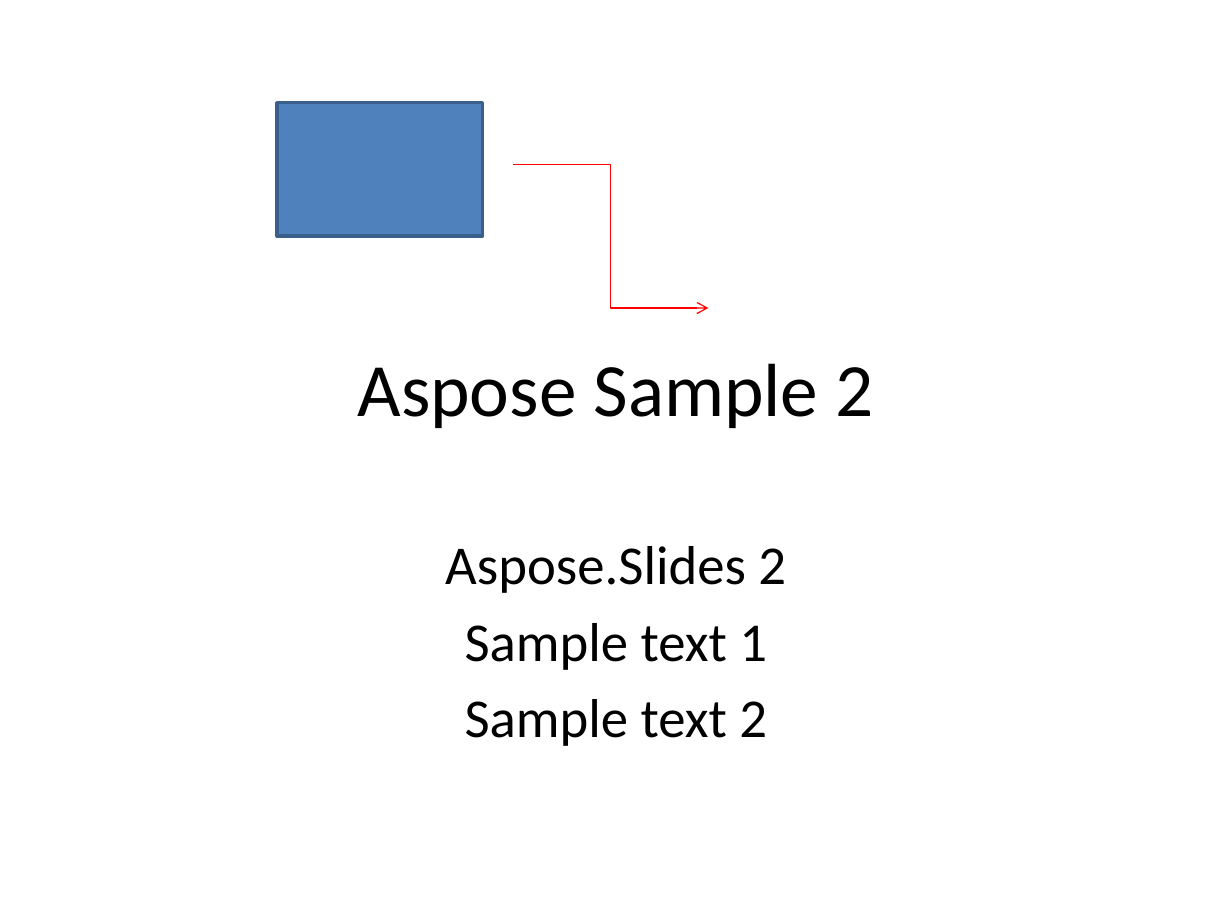
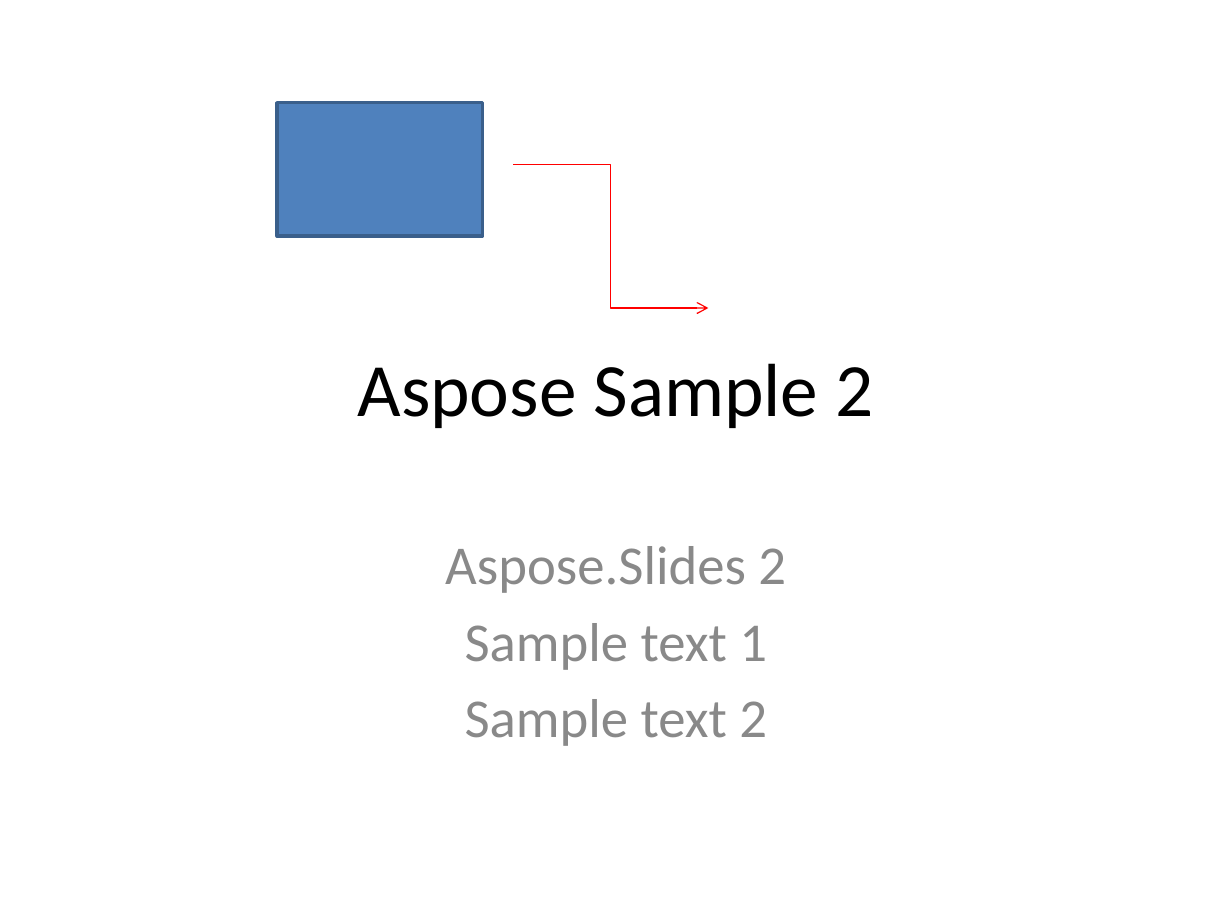
Before and after one commit to ortic/Aspose.Slides-for-Cloud, a slide deck: slide 2 of Data/sample-input.pptx. Drawn at 1232x924 pixels with LibreOffice and Linux fonts; fonts in the diff are those of the drawing. Boxes give left, top, right and bottom in pixels: in the first picture for what was removed or moved away, otherwise in the second. Text is boxed around its words. In the diff, an @@ line names an element or a change of style, - is before the commit and + after.

```diff
--- a/Data/sample-input.pptx
+++ b/Data/sample-input.pptx
@@ subtitle "Aspose.Slides 2" at bbox=[445, 546, 786, 746]: text colour #000000 to #898989 @@
```
Also in this commit, not shown: 1 other slide changed, 55 other files.
